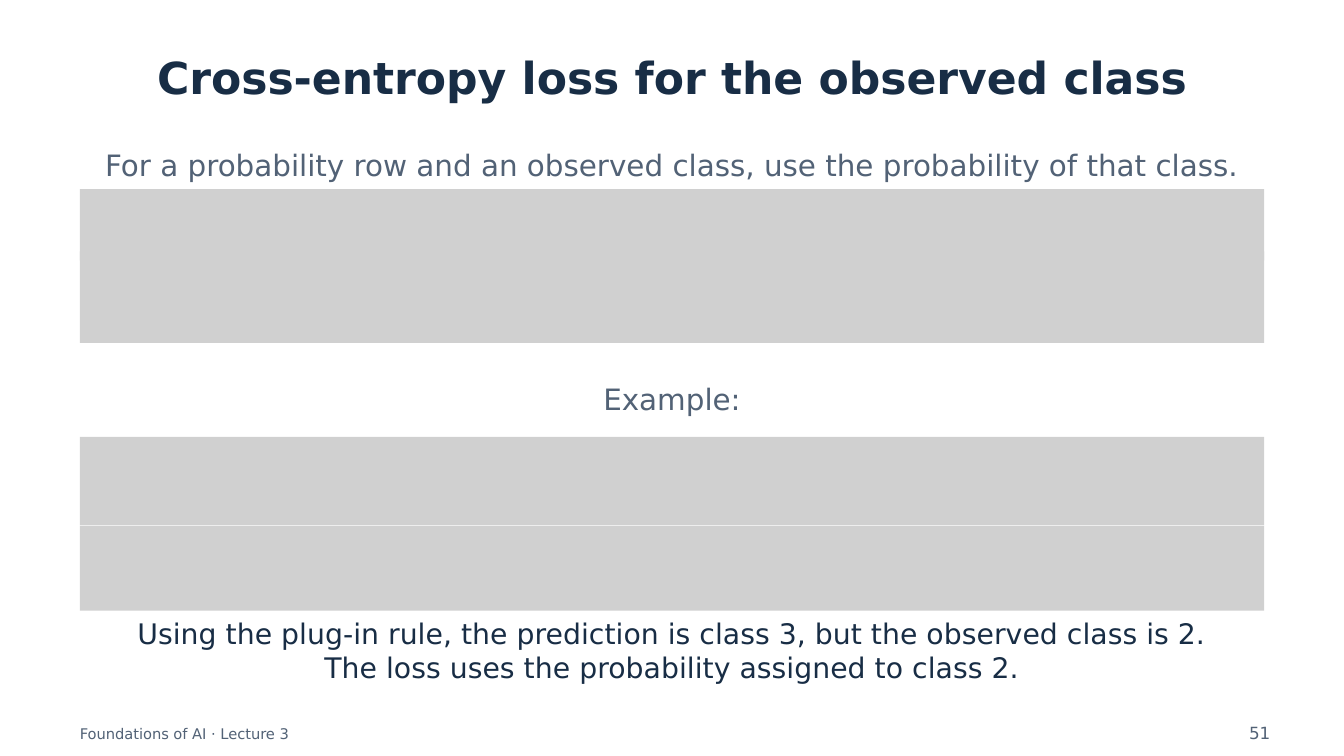
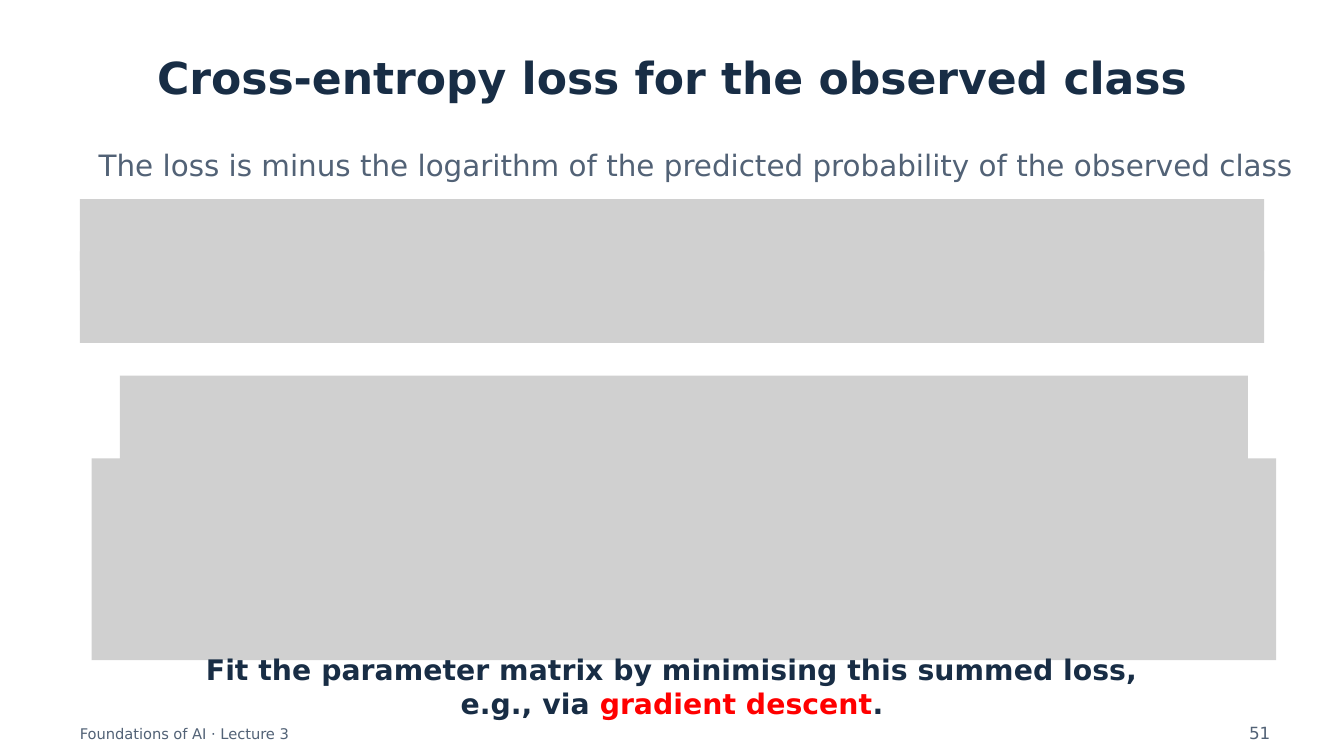
Before and after one commit to semtm0051/2026_27, a slide deck: slide 51 of Week_03/Slides/Week_03 - Slides.pptx. Drawn at 1344x756 pixels with LibreOffice and Linux fonts; fonts in the diff are those of the drawing; grey boxes stand for pictures. Boxes give left, top, right and bottom in pixels: in the first picture for what was removed or moved away, otherwise in the second. Text is boxed around its words. In the diff, an @@ line names an element or a change of style, - is before the commit and + after.

```diff
--- a/Week_03/Slides/Week_03 - Slides.pptx
+++ b/Week_03/Slides/Week_03 - Slides.pptx
@@ text at bbox=[99, 153, 1292, 182]: text changed @@
-For a probability row and an observed class, use the probability of that class.
+The loss is minus the logarithm of the predicted probability of the observed class
@@ picture: place and size @@
-picture at bbox=[80, 190, 1264, 261]
+picture at bbox=[80, 199, 1264, 270]
@@ picture added at bbox=[120, 376, 1248, 474] @@
@@ text removed at bbox=[603, 387, 740, 416] @@
-Example:
@@ picture removed at bbox=[80, 437, 1264, 525] @@
@@ picture added at bbox=[92, 459, 1276, 660] @@
@@ picture removed at bbox=[80, 525, 1264, 610] @@
@@ text removed at bbox=[137, 622, 1205, 684] @@
-Using the plug-in rule, the prediction is class 3, but the observed class is 2.
-The loss uses the probability assigned to class 2.
@@ text added at bbox=[206, 658, 1137, 720], 20.2 pt, text #182D45, bold @@
+Fit the parameter matrix by minimising this summed loss,
+e.g., via gradient descent.
```
Also in this commit, not shown: 11 other slides changed, 1 slide removed, 1 other file.
